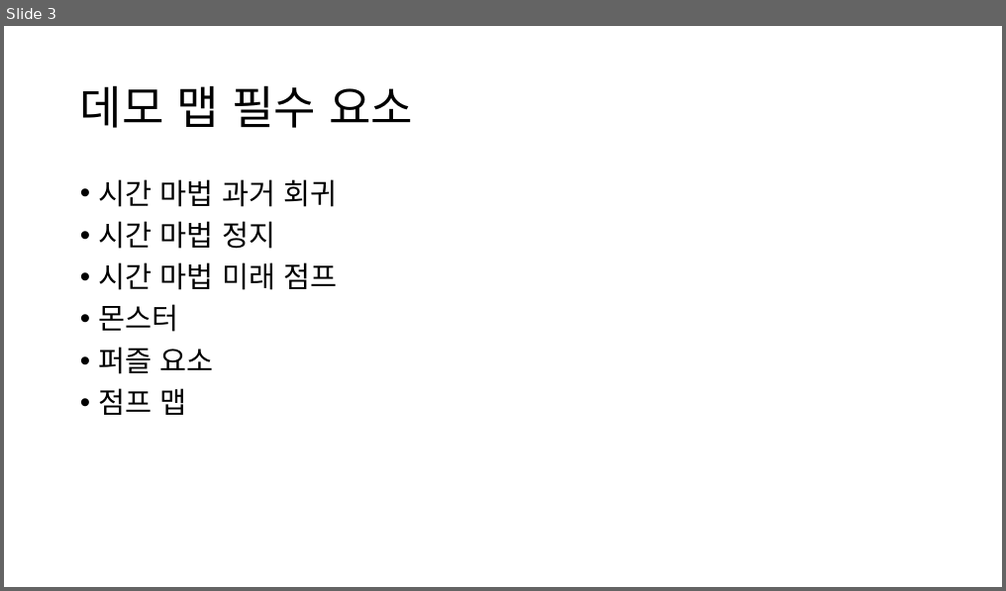
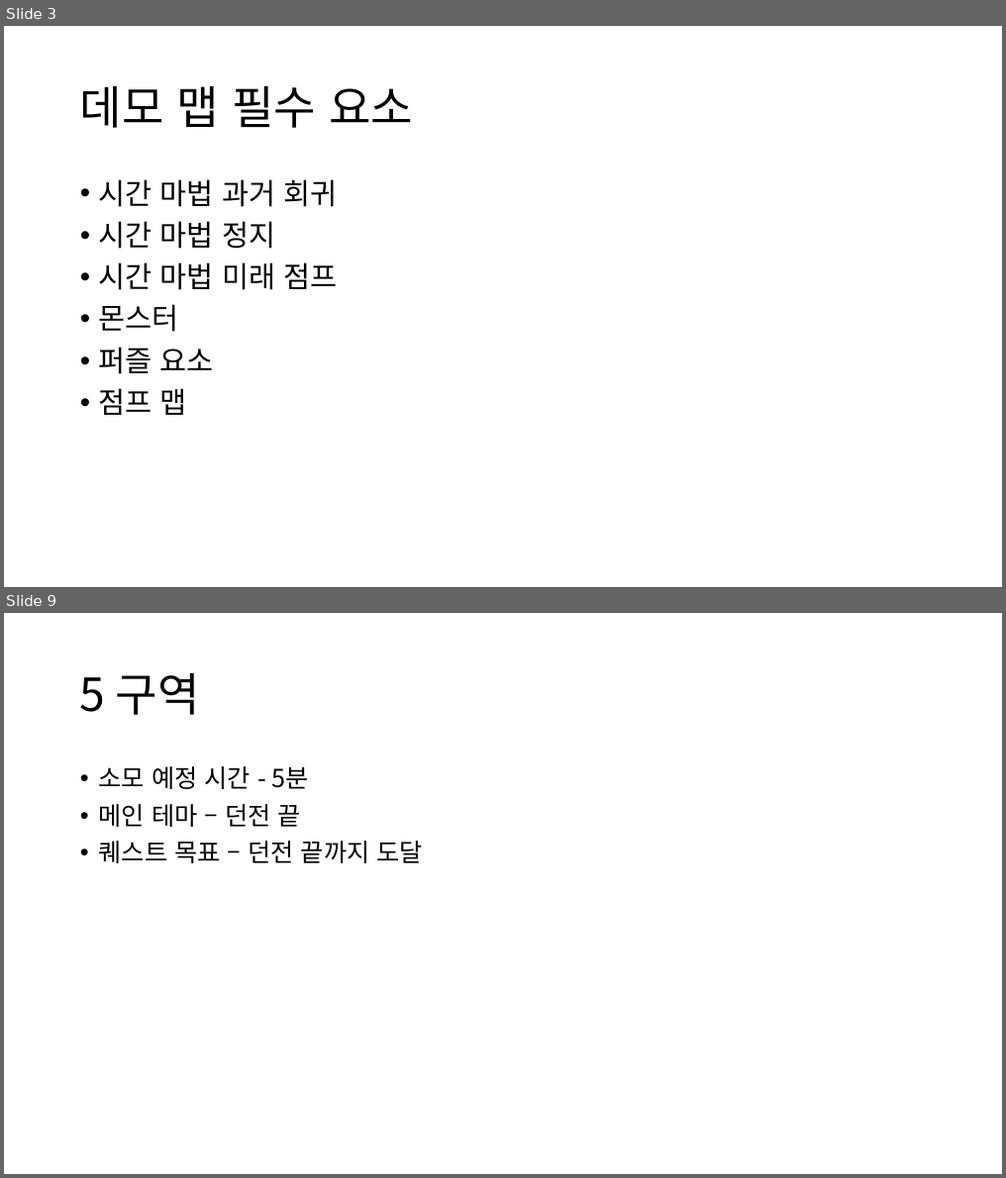
Before and after one commit to yimgunho/Witch_of_Time, a slide deck: 시간의 마녀_데모맵 기획.pptx. Shown one above the other, each under a label of ours: slide 3 before the commit, slides 3 and 9 after it; the slides between them are not shown. The pictures are 1006x591 and 1006x1178 pixels, drawn with LibreOffice and Linux fonts; fonts in the diff are those of the drawing. Boxes give left, top, right and bottom in pixels: in the first picture for what was removed or moved away, otherwise in the second. Text is boxed around its words. In the diff, an @@ line names an element or a change of style, - is before the commit and + after.

```diff
--- a/시간의 마녀_데모맵 기획.pptx
+++ b/시간의 마녀_데모맵 기획.pptx
@@ slide 9 added at (4,613,1002,1174), background #FFFFFF @@
@@ title added at (80,672,200,715), 44 pt, text #000000 @@
+5 구역
@@ text added at (99,766,423,863), 24 pt, text #000000 @@
+• 소모 예정 시간 - 5분
+• 메인 테마 – 던전 끝
+• 퀘스트 목표 – 던전 끝까지 도달
```
Also in this commit, not shown: 2 slides changed, 3 other slides added, 6 other files.
